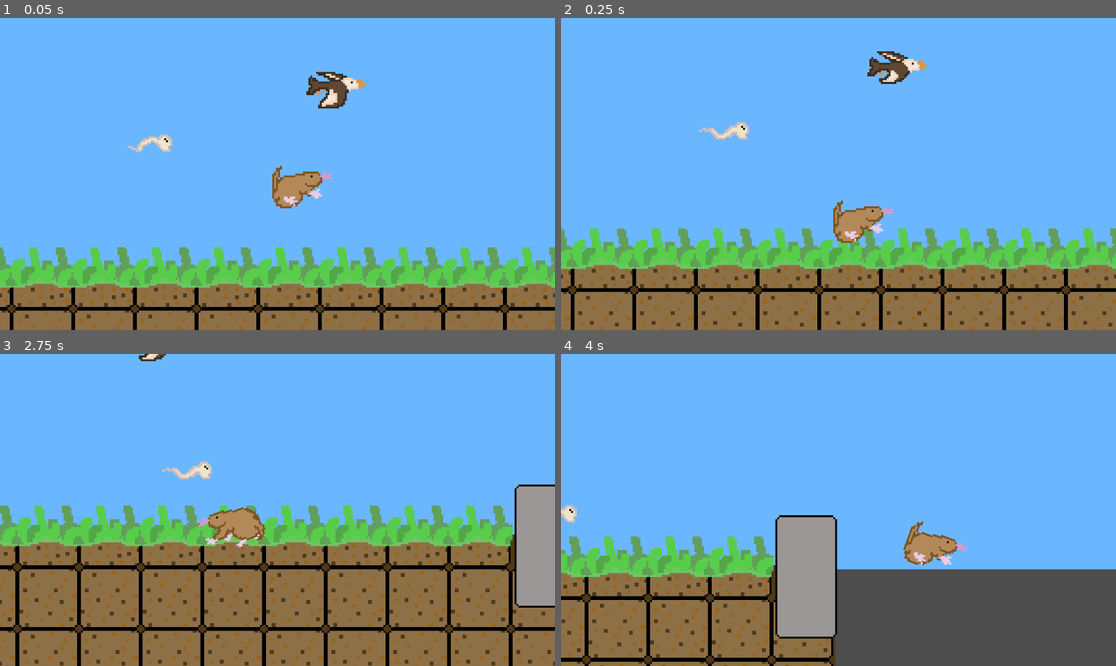
Above: before the commit, frames 1-4 (two rows, left to right).
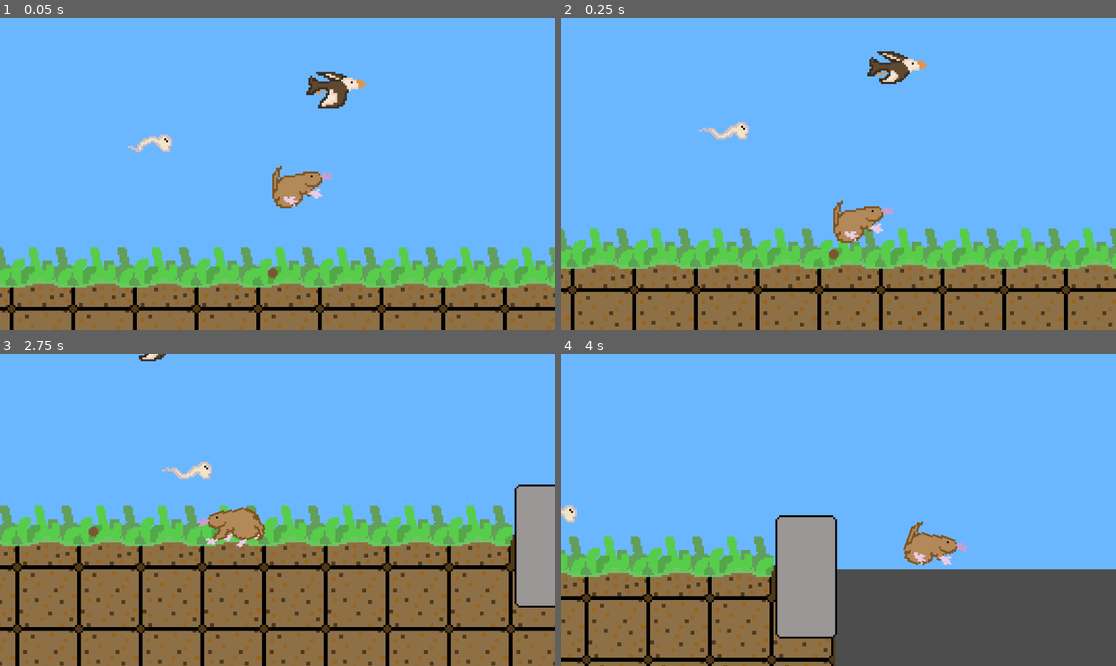
Above: after the commit, the same moments.

Repository: CanadianPS1/GameJam---Mole-Time
Game: Godot game, scene res://Scenes/game.tscn
Same seed, same stepped clock (60 frames per second), same inputs: the game is played once before the commit and once after it.
Inputs:
- Up to frame 1 (0.05 s): no input
- Up to frame 2 (0.25 s): no input
- Up to frame 3 (2.75 s): hold W (moveUp) 0.53-1.28 s; hold D (moveRight) 0.53-2.03 s; tap W (moveUp) at 1.35, 1.52, 1.82 s; hold A (moveLeft) from 2.03 s (still down); hold W (moveUp) from 2.03 s (still down)
- Up to frame 4 (4 s): release A (moveLeft) at 2.78 s; release W (moveUp) at 2.78 s; hold D (moveRight) from 2.78 s (still down); tap W (moveUp) at 2.85, 3.02, 3.32 s; hold W (moveUp) from 3.53 s (still down)

The runs differ from the first frame. In frame 1, less than 0.1% of the frame differs, in the area x 48-51%, y 80-84%; in frame 2, less than 0.1%; in frame 3, less than 0.1%; in frame 4, nothing differs.

Commit message:
did it big

Diff:
--- a/molegame/Scenes/game.tscn
+++ b/molegame/Scenes/game.tscn
@@ -1,7 +1,8 @@
-[gd_scene load_steps=11 format=3 uid="uid://dmusb3vnvdlrh"]
+[gd_scene load_steps=13 format=3 uid="uid://dmusb3vnvdlrh"]
 
 [ext_resource type="Texture2D" uid="uid://d2fjq13yd5ntt" path="res://assets/sprites/groundSprites.png" id="1_qxrlw"]
 [ext_resource type="PackedScene" uid="uid://c30fay32y0koe" path="res://Scenes/player.tscn" id="2_wrm1d"]
+[ext_resource type="Texture2D" uid="uid://c1cyaj053vius" path="res://assets/sprites/dirtPart.png" id="3_wowpa"]
 [ext_resource type="PackedScene" uid="uid://cynu63ansl0ir" path="res://Scenes/worm.tscn" id="3_wrm1d"]
 [ext_resource type="PackedScene" uid="uid://dm71g4wknokyg" path="res://Scenes/bird.tscn" id="4_3dryh"]
 
@@ -128,6 +129,9 @@
 [sub_resource type="TileSet" id="TileSet_i6g32"]
 sources/0 = SubResource("TileSetAtlasSource_wowpa")
 
+[sub_resource type="RectangleShape2D" id="RectangleShape2D_3dryh"]
+size = Vector2(384, 5)
+
 [node name="Game" type="Node2D"]
 
 [node name="colidable" type="TileMap" parent="."]
@@ -152,6 +156,13 @@
 limit_smoothed = true
 position_smoothing_enabled = true
 
+[node name="GPUParticles2D" type="GPUParticles2D" parent="Player"]
+z_index = 11
+position = Vector2(-4.3684, -6.0526)
+amount = 20
+texture = ExtResource("3_wowpa")
+randomness = 0.65
+
 [node name="diggable" type="TileMap" parent="."]
 z_index = -5
 tile_set = SubResource("TileSet_wrm1d")
@@ -169,3 +180,11 @@
 
 [node name="bird" parent="." instance=ExtResource("4_3dryh")]
 position = Vector2(34, -91)
+
+[node name="nonDigDetector" type="Area2D" parent="."]
+
+[node name="CollisionShape2D" type="CollisionShape2D" parent="nonDigDetector"]
+position = Vector2(26, -11)
+shape = SubResource("RectangleShape2D_3dryh")
+
+[connection signal="body_exited" from="nonDigDetector" to="Player" method="_on_non_dig_detector_body_exited"]
--- a/molegame/Scenes/player.tscn
+++ b/molegame/Scenes/player.tscn
@@ -82,7 +82,7 @@
 [sub_resource type="CircleShape2D" id="CircleShape2D_tx1dd"]
 radius = 9.05539
 
-[node name="Player" type="CharacterBody2D"]
+[node name="CharacterBody2D" type="CharacterBody2D"]
 script = ExtResource("1_cvnsp")
 
 [node name="AnimatedSprite2D" type="AnimatedSprite2D" parent="."]
--- a/molegame/scripts/player.gd
+++ b/molegame/scripts/player.gd
@@ -6,7 +6,7 @@
 var numWorms = 0
 var isDigging = false
 var wormTimer: Timer
-
+var v = 0
 @onready var animated_sprite: AnimatedSprite2D = $AnimatedSprite2D
 
 
@@ -34,6 +34,17 @@
 	if Input.is_action_just_pressed("moveDown") and is_on_floor():
 		print("in grounds")
 		collision_mask &= ~(1 << 1)
+		isDigging = true
+		v = 500
+		await get_tree().create_timer(1).timeout
+	if isDigging:
+		if Input.is_action_pressed("moveDown"):
+			isDigging = true
+			v = 200
+		if Input.is_action_pressed("moveUp"):
+			v = JUMP_VELOCITY
+		velocity.y = v
+		v = 0
 		#rigid_body.gravity_scale = 0
 	# Get the input direction and handle the movement/deceleration.
 	# As good practice, you should replace UI actions with custom gameplay actions.
@@ -85,3 +96,8 @@
 		speed -= 1
 
 	print(speed)
+
+
+func _on_non_dig_detector_body_exited(body: Node2D) -> void:
+	isDigging = false
+	collision_mask |= (1 << 1)
Binary file added: molegame/assets/sprites/dirtPart.png
Not shown, added: molegame/assets/sprites/dirtPart.png.import
